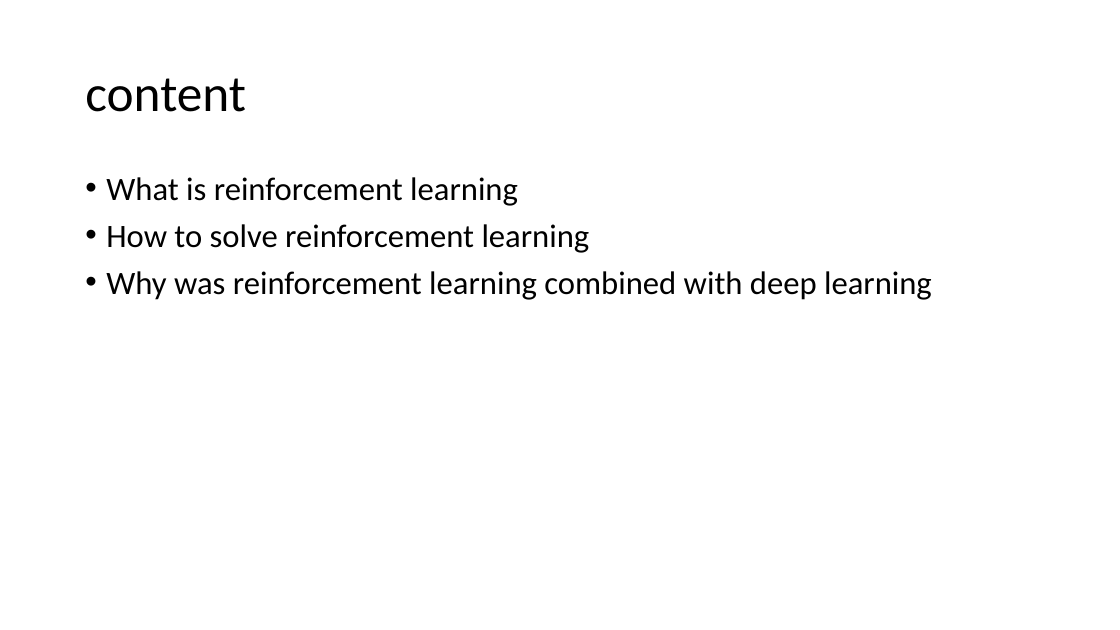
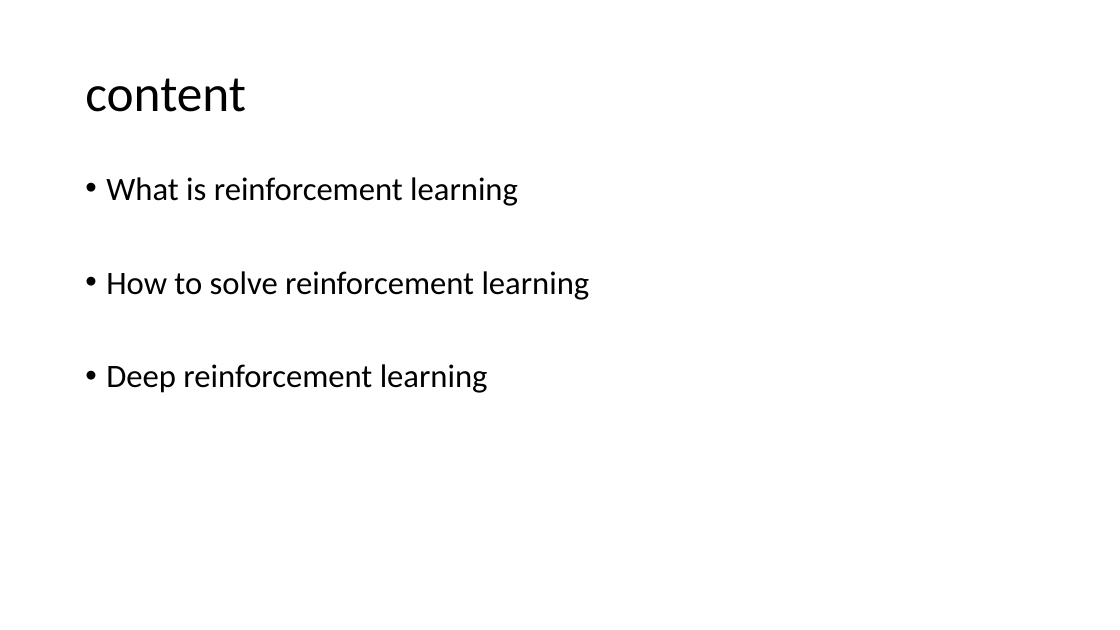
Before and after one commit to xfdywy/RL, a slide deck: slide 2 of FirstSeminar/firstseminar.pptx. Drawn at 1120x630 pixels with LibreOffice and Linux fonts; fonts in the diff are those of the drawing. Boxes give left, top, right and bottom in pixels: in the first picture for what was removed or moved away, otherwise in the second. Text is boxed around its words. In the diff, an @@ line names an element or a change of style, - is before the commit and + after.

```diff
--- a/FirstSeminar/firstseminar.pptx
+++ b/FirstSeminar/firstseminar.pptx
@@ text at <box>106,364,488,393</box>: text changed @@
-• Why was reinforcement learning combined with deep learning
+• Deep reinforcement learning
```
Also in this commit, not shown: 12 other slides changed, 9 slides added, 3 slides removed, 1 other file.
